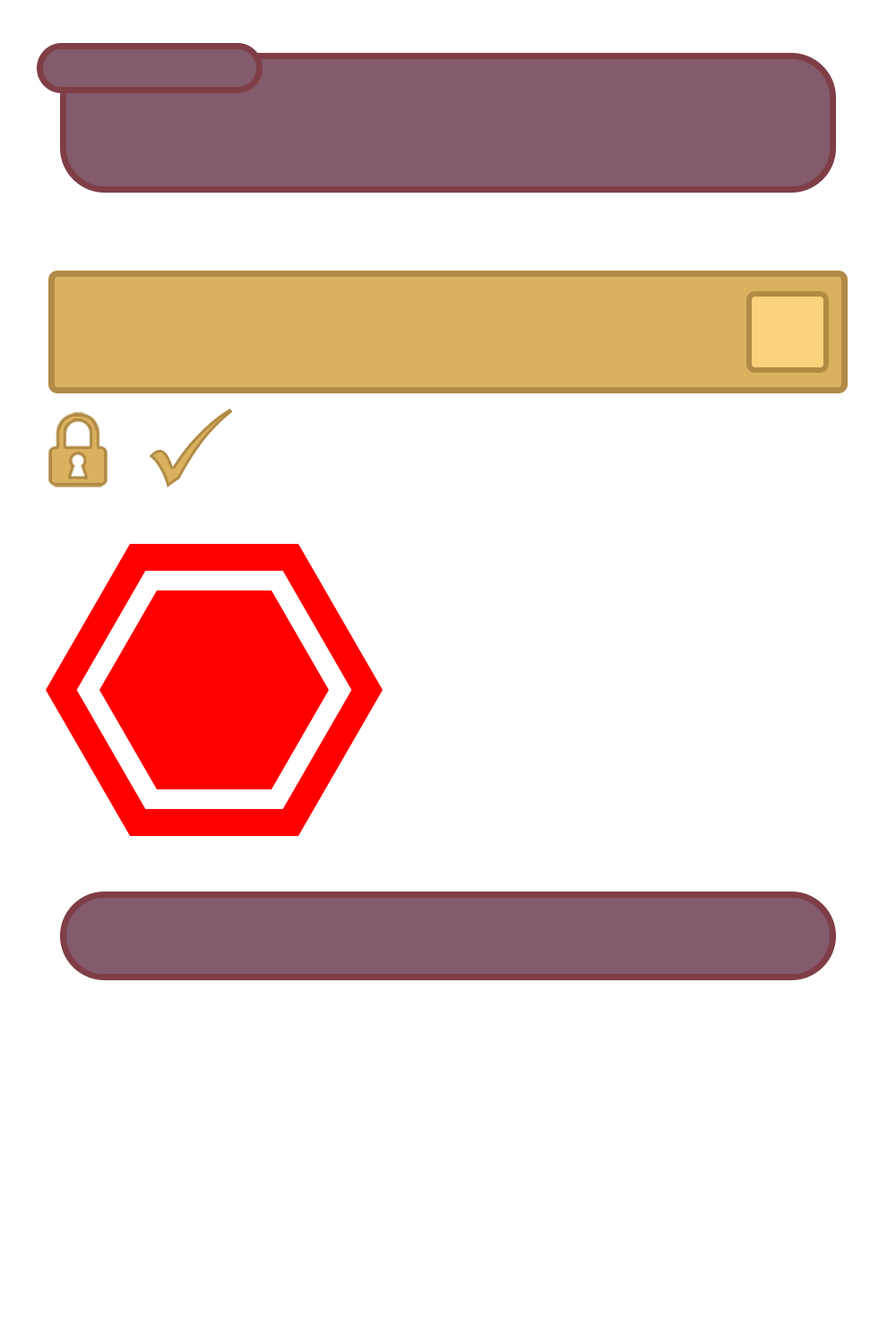
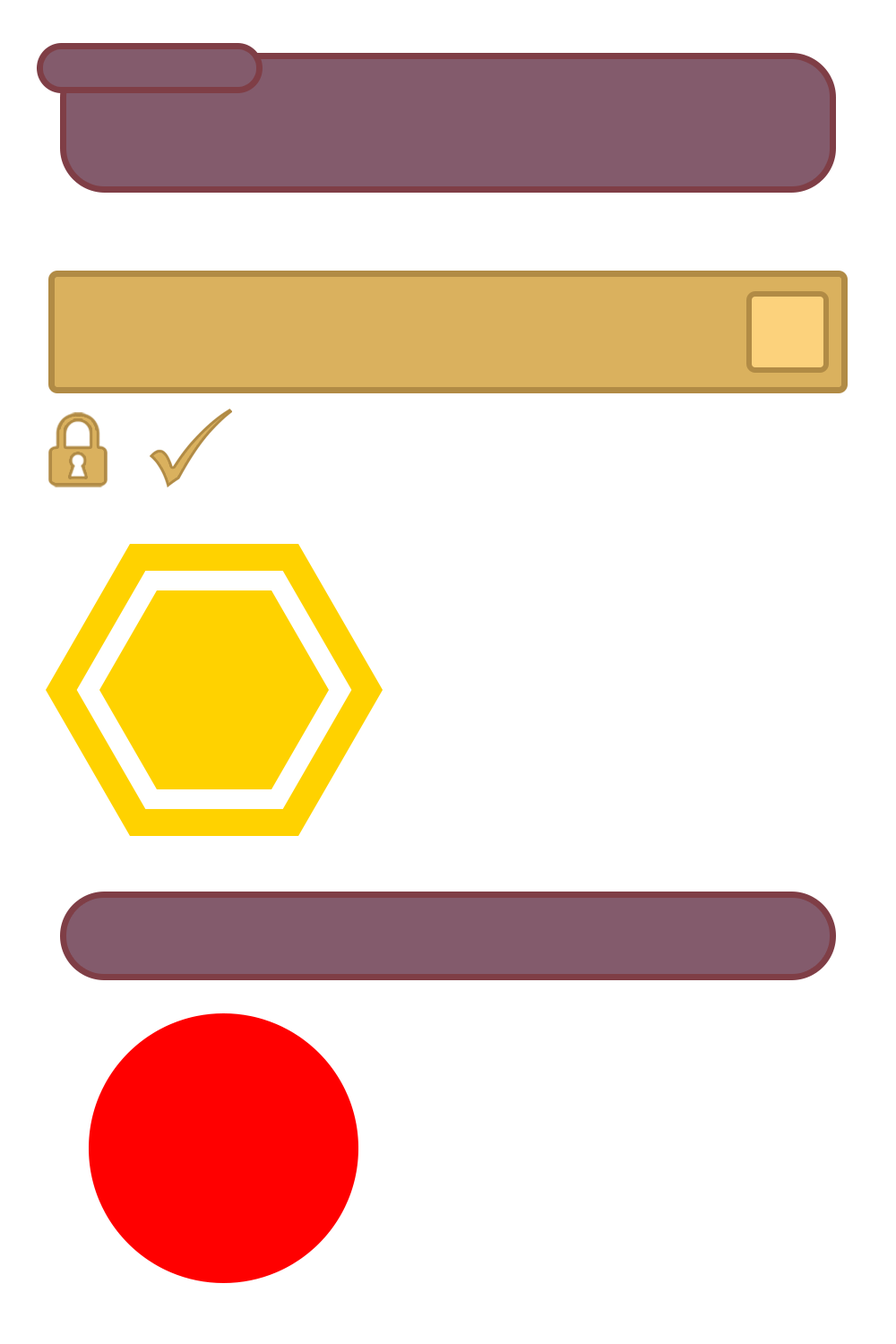
Comparing the layer stacks of the two (896, 1344) images. Changes:
painted on "Polygon 1 copy" over [45, 543, 383, 836]
painted on "Polygon 1" over [99, 590, 329, 790]
added layer "Ellipse 1" above "Rounded Rectangle 1 copy" over [88, 1013, 359, 1283]
painted on "Rounded Rectangle 1 copy" over [819, 901, 823, 971]
